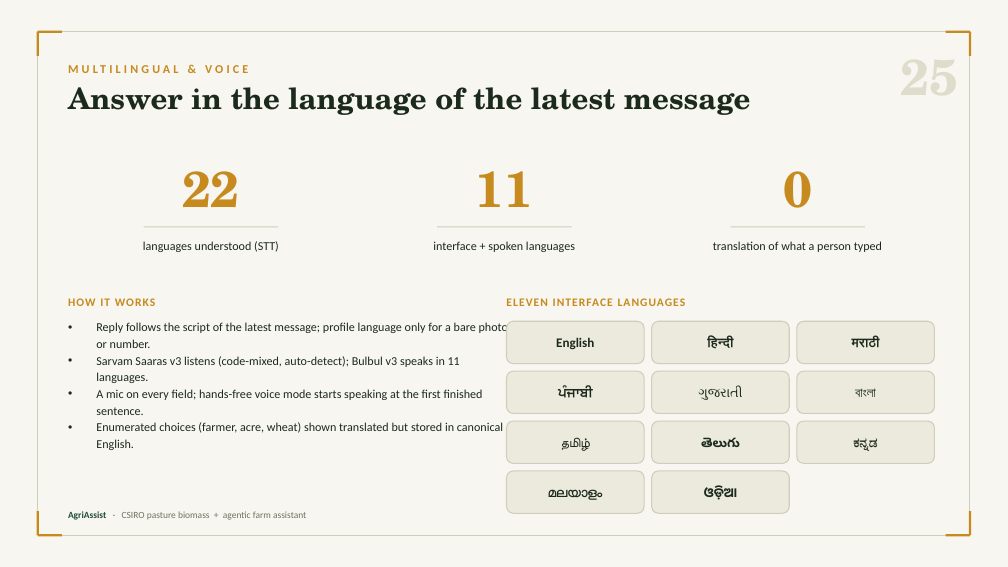
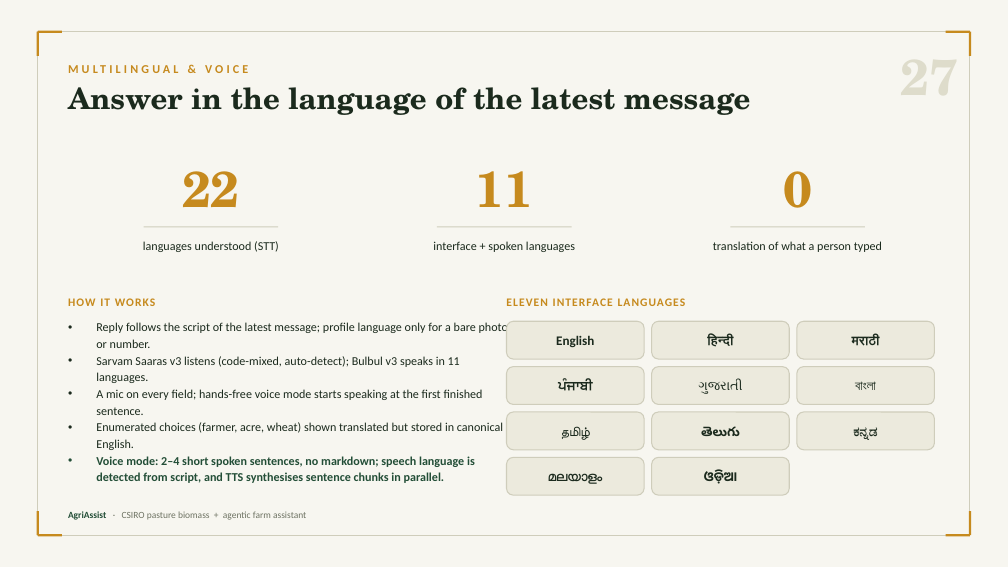
Before and after one commit to AkshaTGA/ml-project, a slide deck: slide 27 of AgriAssist_Presentation.pptx (slide 25 before the commit). Drawn at 1008x567 pixels with LibreOffice and Linux fonts; fonts in the diff are those of the drawing. Boxes give left, top, right and bottom in pixels: in the first picture for what was removed or moved away, otherwise in the second. Text is boxed around its words. In the diff, an @@ line names an element or a change of style, - is before the commit and + after.

```diff
--- a/AgriAssist_Presentation.pptx
+++ b/AgriAssist_Presentation.pptx
@@ rounded rectangle: place and size @@
-rounded rectangle at box(507, 321, 644, 364)
+rounded rectangle at box(507, 321, 644, 359)
@@ rounded rectangle: place and size @@
-rounded rectangle at box(652, 321, 789, 364)
+rounded rectangle at box(652, 321, 789, 359)
@@ rounded rectangle: place and size @@
-rounded rectangle at box(797, 321, 935, 364)
+rounded rectangle at box(797, 321, 935, 359)
@@ text "ਪੰਜਾਬੀ": place and size @@
-text "ਪੰਜਾਬੀ" at box(558, 387, 593, 398)
+text "ਪੰਜਾਬੀ" at box(558, 380, 593, 391)
@@ rounded rectangle: place and size @@
-rounded rectangle at box(507, 371, 644, 414)
+rounded rectangle at box(507, 367, 644, 405)
@@ text "ગુજરાતી": place and size @@
-text "ગુજરાતી" at box(698, 387, 742, 400)
+text "ગુજરાતી" at box(698, 380, 742, 394)
@@ rounded rectangle: place and size @@
-rounded rectangle at box(652, 371, 789, 414)
+rounded rectangle at box(652, 367, 789, 405)
@@ text "বাংলা": place and size @@
-text "বাংলা" at box(855, 388, 876, 397)
+text "বাংলা" at box(855, 381, 876, 390)
@@ rounded rectangle: place and size @@
-rounded rectangle at box(797, 371, 935, 414)
+rounded rectangle at box(797, 367, 935, 405)
@@ text "தமிழ்": place and size @@
-text "தமிழ்" at box(561, 437, 589, 451)
+text "தமிழ்" at box(561, 426, 589, 440)
@@ rounded rectangle: place and size @@
-rounded rectangle at box(507, 421, 644, 464)
+rounded rectangle at box(507, 412, 644, 450)
@@ text "తెలుగు": place and size @@
-text "తెలుగు" at box(701, 437, 740, 447)
+text "తెలుగు" at box(701, 426, 740, 436)
@@ rounded rectangle: place and size @@
-rounded rectangle at box(652, 421, 789, 464)
+rounded rectangle at box(652, 412, 789, 450)
@@ text "ಕನ್ನಡ": place and size @@
-text "ಕನ್ನಡ" at box(854, 438, 878, 451)
+text "ಕನ್ನಡ" at box(854, 427, 878, 440)
@@ rounded rectangle: place and size @@
-rounded rectangle at box(797, 421, 935, 464)
+rounded rectangle at box(797, 412, 935, 450)
@@ text at box(96, 456, 475, 483): paragraph added @@
+• Voice mode: 2–4 short spoken sentences, no markdown; speech language is detected from script, and TTS synthesises sentence chunks in parallel.
@@ text "മലയാളം": place and size @@
-text "മലയാളം" at box(548, 489, 602, 500)
+text "മലയാളം" at box(548, 473, 602, 484)
@@ rounded rectangle: place and size @@
-rounded rectangle at box(507, 471, 644, 513)
+rounded rectangle at box(507, 457, 644, 495)
@@ text "ଓଡ଼ିଆ": place and size @@
-text "ଓଡ଼ିଆ" at box(704, 487, 737, 497)
+text "ଓଡ଼ିଆ" at box(704, 471, 737, 481)
@@ proportions changed in 11 elements at box(507, 321, 644, 359), box(652, 321, 789, 359), box(797, 321, 935, 359), box(507, 367, 644, 405), box(652, 367, 789, 405), box(797, 367, 935, 405), box(507, 412, 644, 450), box(652, 412, 789, 450), box(797, 412, 935, 450), box(507, 457, 644, 495), box(652, 457, 789, 495) @@
@@ rounded rectangle: place and size @@
-rounded rectangle at box(652, 471, 789, 513)
+rounded rectangle at box(652, 457, 789, 495)
```
Also in this commit, not shown: 6 other slides changed, 4 slides added.
